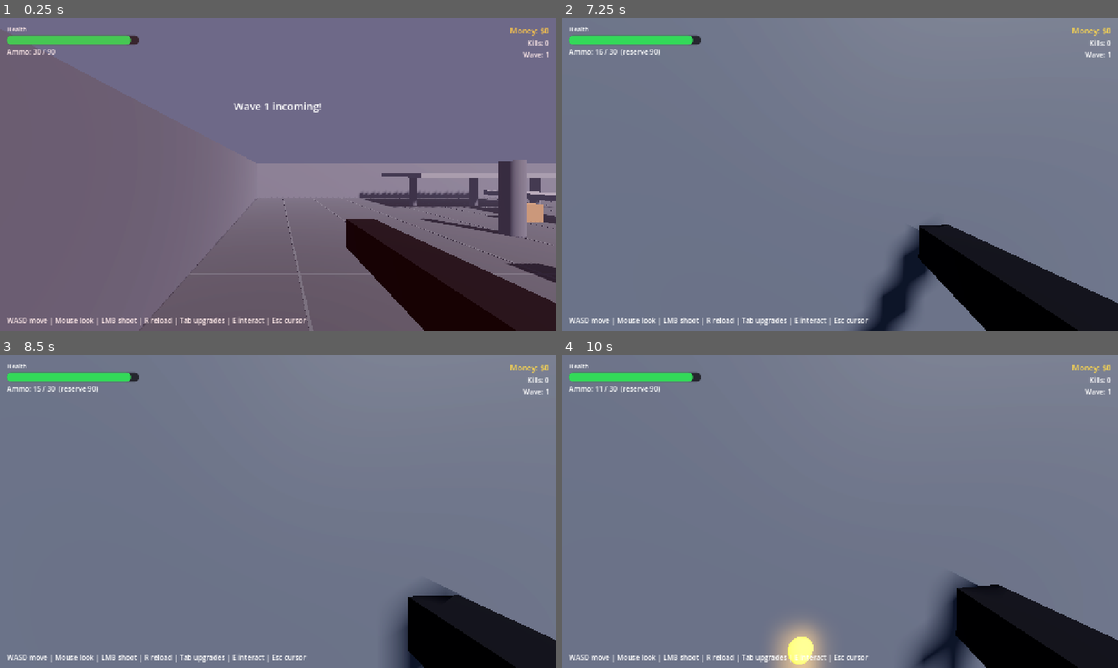
Above: before the commit, frames 1-4 (two rows, left to right).
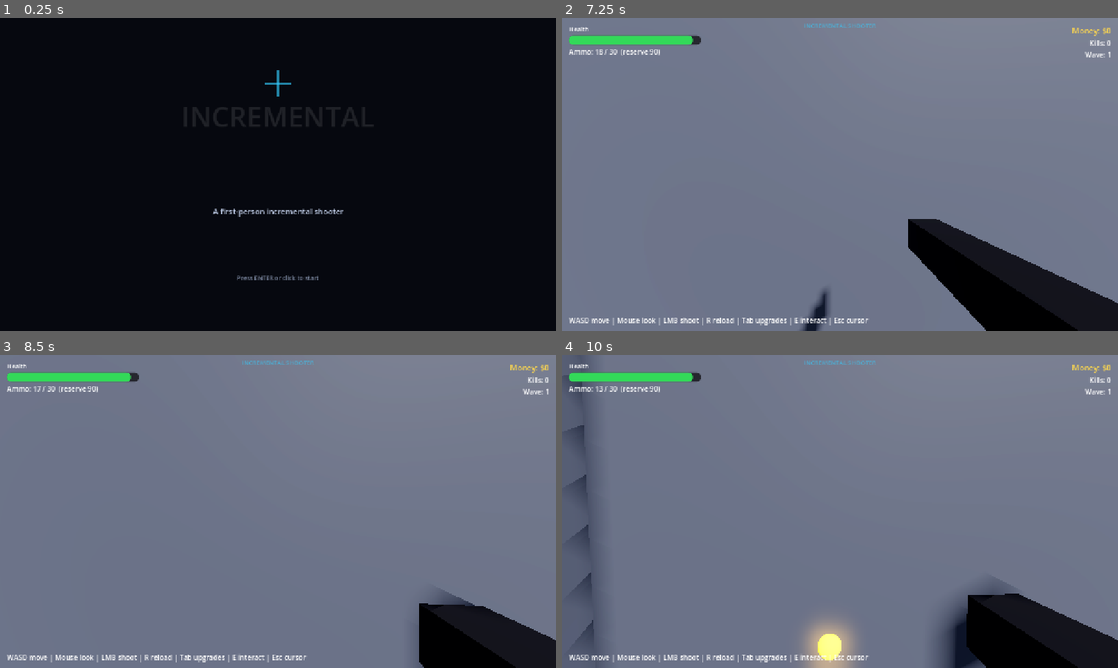
Above: after the commit, the same moments.

Repository: letward/incremental-shooter
Game: Godot game, scene res://scenes/title_screen.tscn
The game is run twice, just before and just after one commit, with the same random seed, the same clock (stepped at 60 frames per second) and the same inputs. Before the commit the project starts from res://scenes/main.tscn.
Inputs (mouse positions are in pixels of both pictures, inside the frame that each line leads up to):
- Up to frame 1 (0.25 s): no input
- Up to frame 2 (7.25 s): tap Enter at 0.5, 0.8, 1.35, 2.3, 3.8, 4.35, 5.3, 5.85, 6.8 s; move the mouse to (867, 174) at 0.52 s; press the mouse at (867, 174) at 0.53 s; hold W (move_forward) 0.53-5.78 s; tap Space (jump) at 0.77, 1.52, 3.02, 3.77, 4.52, 6.02, 6.77 s; move the mouse to (812, 174) at 1.27 s; release the mouse at (812, 174) at 1.28 s; click (812, 174) at 1.55 s; move the mouse to (851, 168) at 2.02 s; tap E (interact) at 2.1, 6.6 s; move the mouse to (834, 180) at 2.77 s; click (834, 180) at 2.85 s; move the mouse to (878, 177) at 3.52 s; hold Shift (sprint) 3.53-4.28 s; move the mouse to (795, 171) at 4.27 s; click (795, 171) at 4.55 s; move the mouse to (845, 174) at 5.02 s; press the mouse at (845, 174) at 5.03 s; move the mouse to (817, 168) at 5.77 s; release the mouse at (817, 168) at 5.78 s; hold D (move_right) 5.78-6.53 s; click (817, 168) at 6.05 s; move the mouse to (867, 174) at 6.52 s; hold W (move_forward) from 6.53 s (still down)
- Up to frame 3 (8.5 s): keep holding W (move_forward); move the mouse to (250, 511) at 7.27 s; click (250, 511) at 7.35 s; tap Space (jump) at 7.52 s; move the mouse to (289, 505) at 8.02 s; hold Shift (sprint) from 8.03 s (still down); tap Enter at 8.3 s
- Up to frame 4 (10 s): tap Space (jump) at 8.75, 9.02, 9.77 s; move the mouse to (834, 517) at 8.77 s; release W (move_forward) at 8.78 s; release Shift (sprint) at 8.78 s; hold A (move_left) 8.78-9.53 s; tap Enter at 8.85, 9.8 s; click (834, 517) at 9.05 s; move the mouse to (878, 514) at 9.52 s; press the mouse at (878, 514) at 9.53 s; hold W (move_forward) from 9.53 s (still down)

The runs differ from the first frame. In frame 1, 96% of the frame differs, in the area x 0-100%, y 0-100%; in frame 2, 2.7%; in frame 3, 1.4%; in frame 4, 7.2%.

Commit message:
Add title screen logo and branding

Diff:
--- a/project.godot
+++ b/project.godot
@@ -11,7 +11,7 @@
 [application]
 
 config/name="Incremental Shooter"
-run/main_scene="res://scenes/main.tscn"
+run/main_scene="res://scenes/title_screen.tscn"
 config/features=PackedStringArray("4.7", "Forward Plus")
 
 [autoload]
--- a/scenes/hud.tscn
+++ b/scenes/hud.tscn
@@ -49,6 +49,18 @@
 text = "Ammo: 30 / 90"
 theme_override_font_sizes/font_size = 16
 
+[node name="TitleLabel" type="Label" parent="."]
+anchor_left = 0.5
+anchor_right = 0.5
+offset_left = -120.0
+offset_top = 8.0
+offset_right = 120.0
+offset_bottom = 32.0
+text = "INCREMENTAL SHOOTER"
+horizontal_alignment = 1
+theme_override_font_sizes/font_size = 14
+theme_override_colors/font_color = Color(0.2, 0.8, 1.0, 0.6)
+
 [node name="TopRight" type="VBoxContainer" parent="."]
 anchor_left = 1.0
 anchor_right = 1.0
--- /dev/null
+++ b/scenes/title_screen.tscn
@@ -0,0 +1,84 @@
+[gd_scene load_steps=2 format=3]
+
+[ext_resource type="Script" path="res://scripts/title_screen.gd" id="1"]
+
+[node name="TitleScreen" type="Control"]
+anchor_right = 1.0
+anchor_bottom = 1.0
+script = ExtResource("1")
+
+[node name="BG" type="ColorRect" parent="."]
+anchor_right = 1.0
+anchor_bottom = 1.0
+color = Color(0.04, 0.05, 0.09, 1)
+
+[node name="Vignette" type="ColorRect" parent="."]
+anchor_right = 1.0
+anchor_bottom = 1.0
+color = Color(0, 0, 0, 0.35)
+
+[node name="Center" type="CenterContainer" parent="."]
+anchor_right = 1.0
+anchor_bottom = 1.0
+
+[node name="VBox" type="VBoxContainer" parent="Center"]
+custom_minimum_size = Vector2(600, 0)
+theme_override_constants/separation = 18
+alignment = 1
+
+[node name="Crosshair" type="Control" parent="Center/VBox"]
+custom_minimum_size = Vector2(80, 80)
+size_flags_horizontal = 4
+
+[node name="H" type="ColorRect" parent="Center/VBox/Crosshair"]
+offset_left = 10.0
+offset_top = 38.0
+offset_right = 70.0
+offset_bottom = 42.0
+color = Color(0.2, 0.8, 1.0, 1)
+
+[node name="V" type="ColorRect" parent="Center/VBox/Crosshair"]
+offset_left = 38.0
+offset_top = 10.0
+offset_right = 42.0
+offset_bottom = 70.0
+color = Color(0.2, 0.8, 1.0, 1)
+
+[node name="Ring" type="ColorRect" parent="Center/VBox/Crosshair"]
+offset_left = 28.0
+offset_top = 28.0
+offset_right = 52.0
+offset_bottom = 52.0
+color = Color(0.2, 0.8, 1.0, 0.0)
+
+[node name="Title1" type="Label" parent="Center/VBox"]
+text = "INCREMENTAL"
+horizontal_alignment = 1
+theme_override_font_sizes/font_size = 64
+theme_override_colors/font_color = Color(1, 1, 1, 1)
+
+[node name="Title2" type="Label" parent="Center/VBox"]
+text = "SHOOTER"
+horizontal_alignment = 1
+theme_override_font_sizes/font_size = 72
+theme_override_colors/font_color = Color(0.2, 0.8, 1.0, 1)
+
+[node name="Subtitle" type="Label" parent="Center/VBox"]
+text = "A first-person incremental shooter"
+horizontal_alignment = 1
+theme_override_font_sizes/font_size = 18
+theme_override_colors/font_color = Color(0.7, 0.75, 0.85, 1)
+
+[node name="Spacer" type="Control" parent="Center/VBox"]
+custom_minimum_size = Vector2(0, 20)
+
+[node name="StartBtn" type="Button" parent="Center/VBox"]
+custom_minimum_size = Vector2(260, 56)
+size_flags_horizontal = 4
+text = "START GAME"
+
+[node name="Hint" type="Label" parent="Center/VBox"]
+text = "Press ENTER or click to start"
+horizontal_alignment = 1
+theme_override_font_sizes/font_size = 14
+theme_override_colors/font_color = Color(0.5, 0.55, 0.65, 1)
--- /dev/null
+++ b/scripts/title_screen.gd
@@ -0,0 +1,60 @@
+extends Control
+
+@onready var start_btn: Button = $Center/VBox/StartBtn
+@onready var title1: Label = $Center/VBox/Title1
+@onready var title2: Label = $Center/VBox/Title2
+@onready var crosshair: Control = $Center/VBox/Crosshair
+
+func _ready() -> void:
+	_style_button()
+	_animate_entrance()
+	start_btn.pressed.connect(_start_game)
+
+func _style_button() -> void:
+	var sb = StyleBoxFlat.new()
+	sb.bg_color = Color(0.2, 0.5, 0.9, 1)
+	sb.corner_radius_top_left = 12
+	sb.corner_radius_top_right = 12
+	sb.corner_radius_bottom_left = 12
+	sb.corner_radius_bottom_right = 12
+	sb.shadow_color = Color(0, 0, 0, 0.4)
+	sb.shadow_size = 8
+	start_btn.add_theme_stylebox_override("normal", sb)
+	var sh = sb.duplicate()
+	sh.bg_color = Color(0.3, 0.6, 1.0, 1)
+	start_btn.add_theme_stylebox_override("hover", sh)
+	var sp = sb.duplicate()
+	sp.bg_color = Color(0.15, 0.4, 0.75, 1)
+	start_btn.add_theme_stylebox_override("pressed", sp)
+	start_btn.add_theme_font_size_override("font_size", 20)
+
+func _animate_entrance() -> void:
+	title1.modulate.a = 0.0
+	title2.modulate.a = 0.0
+	crosshair.modulate.a = 0.0
+	start_btn.modulate.a = 0.0
+	title1.position.y += 40
+	title2.position.y += 40
+	crosshair.scale = Vector2(0.5, 0.5)
+	var tw = create_tween()
+	tw.set_parallel(true)
+	tw.tween_property(crosshair, "modulate:a", 1.0, 0.4)
+	tw.tween_property(crosshair, "scale", Vector2.ONE, 0.5).set_trans(Tween.TRANS_BACK).set_ease(Tween.EASE_OUT)
+	tw.tween_property(title1, "modulate:a", 1.0, 0.5).set_delay(0.2)
+	tw.tween_property(title1, "position:y", title1.position.y - 40, 0.5).set_delay(0.2).set_trans(Tween.TRANS_CUBIC).set_ease(Tween.EASE_OUT)
+	tw.tween_property(title2, "modulate:a", 1.0, 0.5).set_delay(0.35)
+	tw.tween_property(title2, "position:y", title2.position.y - 40, 0.5).set_delay(0.35).set_trans(Tween.TRANS_CUBIC).set_ease(Tween.EASE_OUT)
+	tw.tween_property(start_btn, "modulate:a", 1.0, 0.4).set_delay(0.7)
+
+func _input(event: InputEvent) -> void:
+	if event is InputEventKey and event.pressed and event.keycode == KEY_ENTER:
+		_start_game()
+
+func _start_game() -> void:
+	AudioManager.play("ui_click")
+	var tw = create_tween()
+	tw.tween_property(self, "modulate:a", 0.0, 0.3)
+	tw.tween_callback(_go_to_game)
+
+func _go_to_game() -> void:
+	get_tree().change_scene_to_file("res://scenes/main.tscn")
